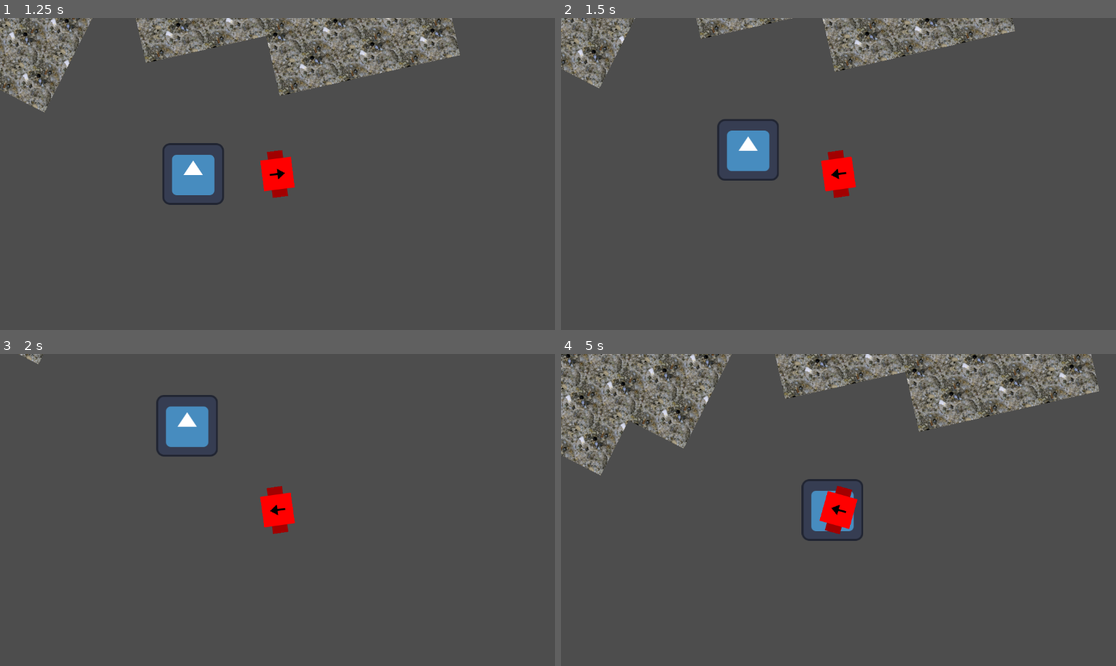
Above: before the commit, frames 1-4 (two rows, left to right).
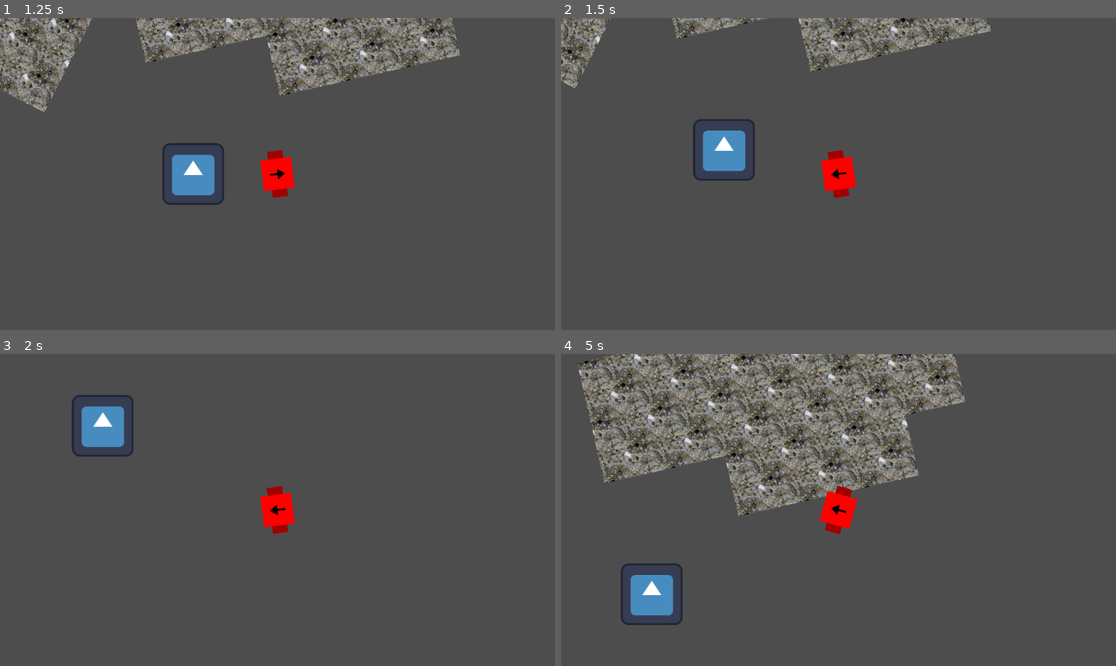
Above: after the commit, the same moments.

Repository: dragonryan06/adrift
Game: Godot game, scene res://scenes/world.tscn
Two runs of this game, one before a commit and one after it. Both use one fixed random seed, a clock stepped at 60 frames per second and the inputs below. The engine's default icon, where the game draws it, is replaced by a stand-in: a white triangle on a blue panel in a dark square.
Inputs (mouse positions are in pixels of both pictures, inside the frame that each line leads up to):
- Up to frame 1 (1.25 s): tap Enter at 0.5 s; move the mouse to (399, 158) at 0.52 s; hold D (move_right) from 0.53 s (still down)
- Up to frame 2 (1.5 s): move the mouse to (727, 189) at 1.27 s; release D (move_right) at 1.28 s; hold S (move_down) from 1.28 s (still down)
- Up to frame 3 (2 s): keep holding S (move_down)
- Up to frame 4 (5 s): move the mouse to (894, 441) at 2.02 s; release S (move_down) at 2.03 s; hold D (move_right) 2.03-2.78 s; move the mouse to (810, 572) at 2.77 s; hold W (move_up) 2.78-3.53 s; move the mouse to (1005, 556) at 3.52 s; hold A (move_left) from 3.53 s (still down); move the mouse to (672, 463) at 4.27 s

Frame 1 is identical in both runs. In frame 2, 6.7% of the frame differs, in the area x 0-82%, y 0-53%; in frame 3, 2.6%; in frame 4, 25%, in the area x 0-97%, y 0-87%.

Commit message:
No drag in space!

Diff:
--- a/systems/player.gd
+++ b/systems/player.gd
@@ -18,11 +18,11 @@
 
 	if movement.x:
 		velocity.x = movement.x*MOVE_SPEED
-	else:
+	elif is_instance_valid(parent_grid):
 		velocity.x = move_toward(velocity.x, 0, MOVE_SPEED)
 	if movement.y:
 		velocity.y = movement.y*MOVE_SPEED
-	else:
+	elif is_instance_valid(parent_grid):
 		velocity.y = move_toward(velocity.y, 0, MOVE_SPEED)
 	move_and_slide()
 
